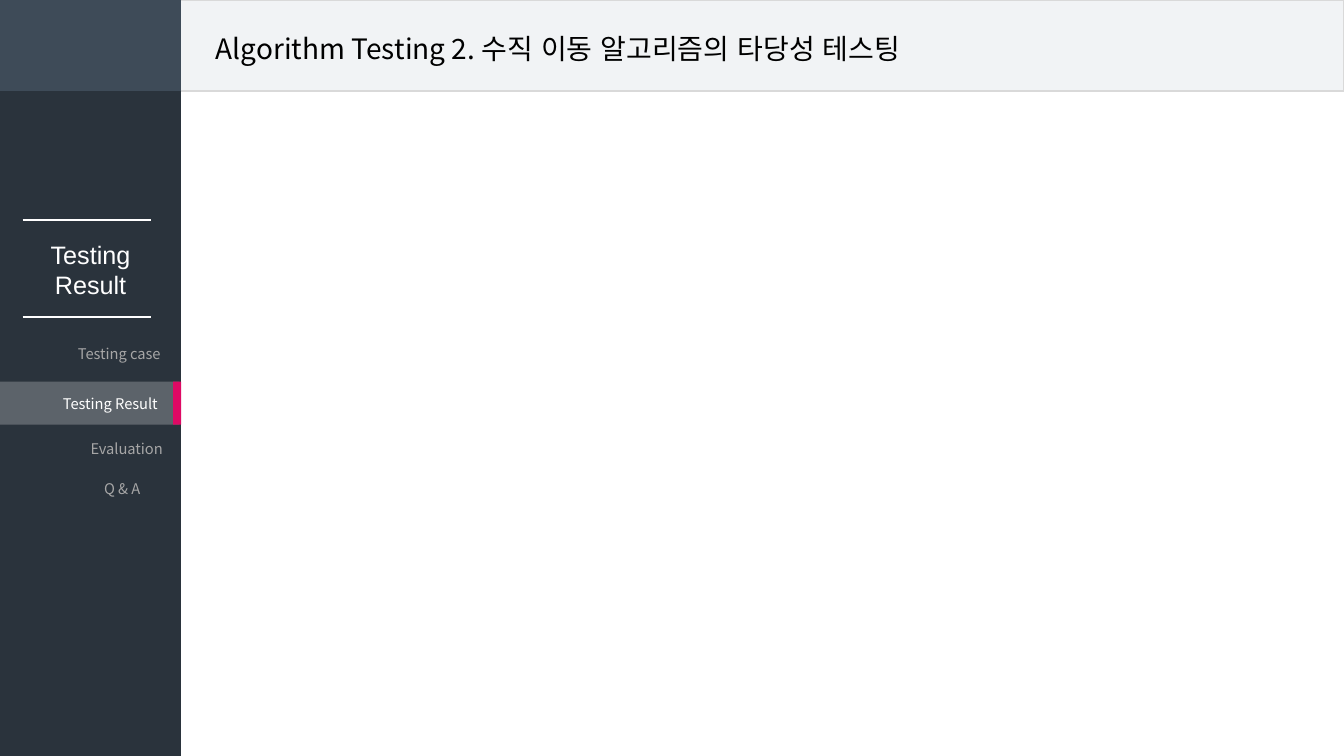
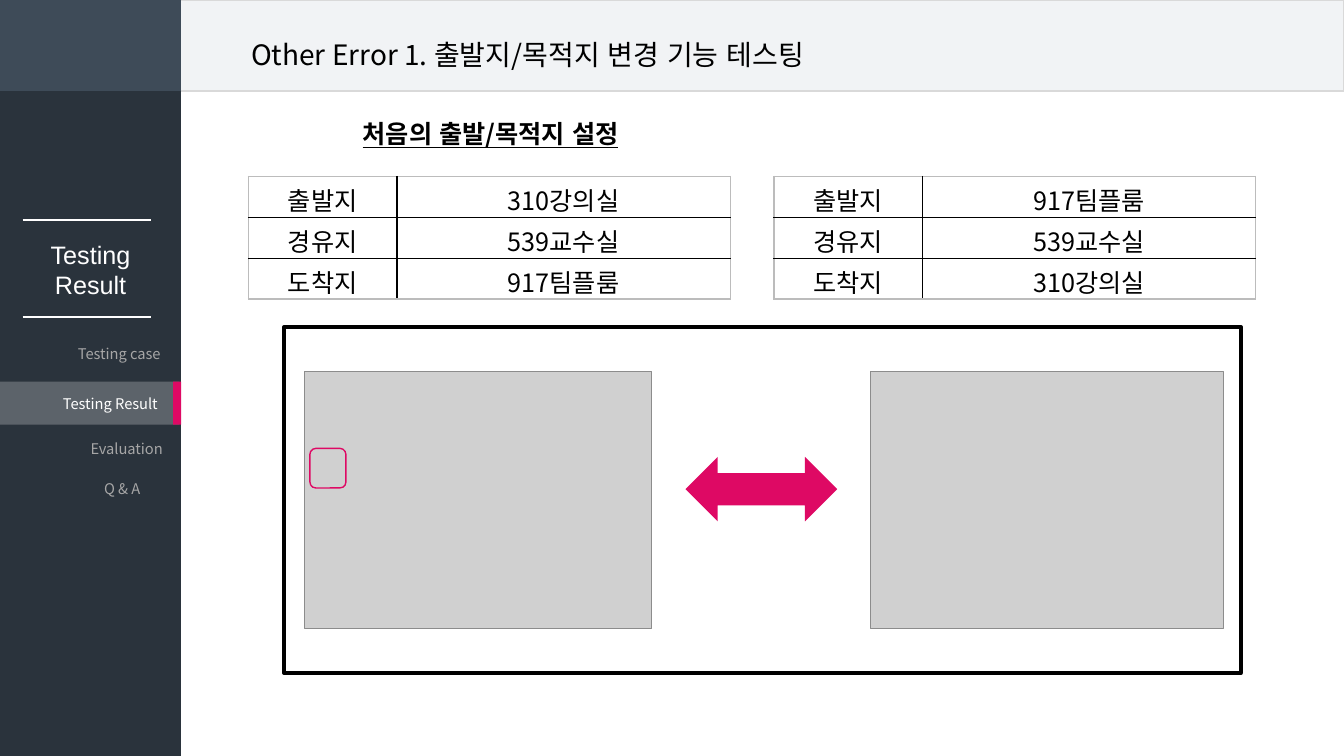
Before and after one commit to DDoGuSulGye/Presentation, a slide deck: slide 18 of Presentation Data/05. Testing & Evaluation.pptx (slide 14 before the commit). Drawn at 1344x756 pixels with LibreOffice and Linux fonts; fonts in the diff are those of the drawing; grey boxes stand for pictures. Boxes give left, top, right and bottom in pixels: in the first picture for what was removed or moved away, otherwise in the second. Text is boxed around its words. In the diff, an @@ line names an element or a change of style, - is before the commit and + after.

```diff
--- a/Presentation Data/05. Testing & Evaluation.pptx
+++ b/Presentation Data/05. Testing & Evaluation.pptx
@@ text at bbox=[251, 41, 804, 70]: text changed @@
-Algorithm Testing 2. 수직 이동 알고리즘의 타당성 테스팅
+Other Error 1. 출발지/목적지 변경 기능 테스팅
@@ text added at bbox=[363, 122, 618, 148], 18 pt, text #000000, bold, underline @@
+처음의 출발/목적지 설정
@@ table added at bbox=[248, 176, 730, 299], 3 rows, 2 columns @@
+출발지 | 310강의실
+경유지 | 539교수실
+도착지 | 917팀플룸
@@ table added at bbox=[774, 176, 1256, 299], 3 rows, 2 columns @@
+출발지 | 917팀플룸
+경유지 | 539교수실
+도착지 | 310강의실
@@ rectangle added at bbox=[284, 327, 1241, 673], outline #000000 3 pt @@
@@ picture added at bbox=[304, 371, 651, 628] @@
@@ picture added at bbox=[871, 371, 1224, 628] @@
@@ rounded rectangle added at bbox=[310, 449, 346, 488], outline #DE0964 1 pt @@
@@ left right arrow added at bbox=[686, 457, 838, 521], fill #DE0964 @@
```
Also in this commit, not shown: 10 other slides changed, 6 slides added, 1 slide removed, 5 other files.
